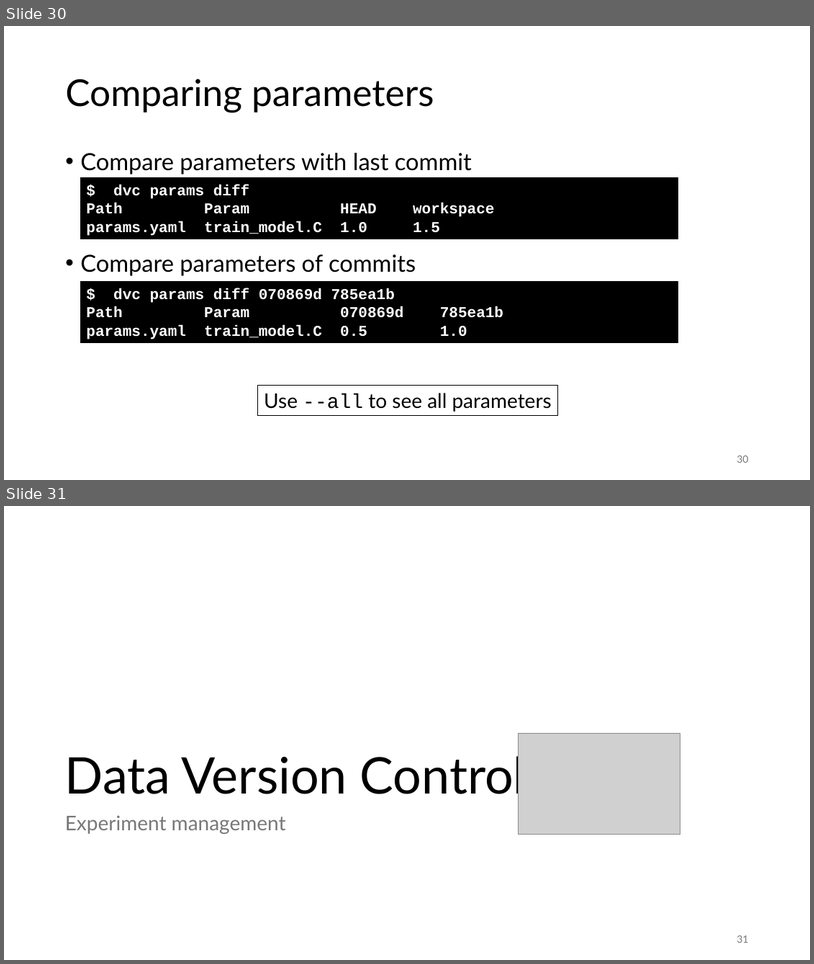
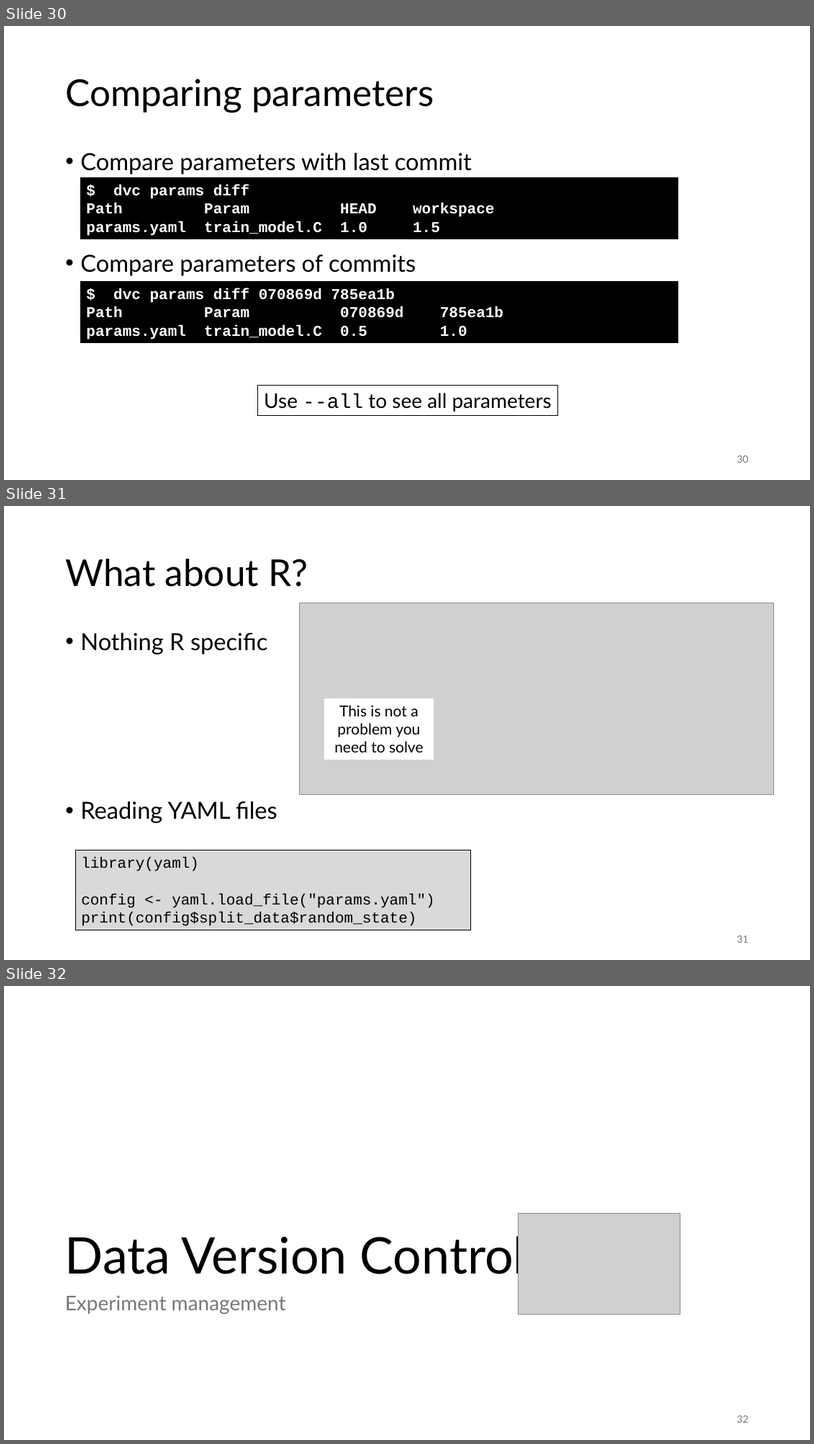
Before and after one commit to gjbex/MLOps-on-HPC, a slide deck: mlops_on_hpc.pptx. Shown one above the other, each under a label of ours: slides 30 and 31 before the commit, slides 30, 31 and 32 after it. The pictures are 814x964 and 814x1444 pixels, drawn with LibreOffice and Linux fonts; fonts in the diff are those of the drawing; grey boxes stand for pictures. Boxes give left, top, right and bottom in pixels: in the first picture for what was removed or moved away, otherwise in the second. Text is boxed around its words. In the diff, an @@ line names an element or a change of style, - is before the commit and + after.

Commit message:
Potential merge problem

```diff
--- a/mlops_on_hpc.pptx
+++ b/mlops_on_hpc.pptx
@@ slide 31 added at (4, 506, 810, 960), background #FFFFFF @@
@@ title added at (65, 559, 308, 587), 44 pt, text #000000 @@
+What about R?
@@ picture added at (299, 602, 774, 795) @@
@@ text added at (80, 633, 278, 823), 28 pt, text #000000 @@
+• Nothing R specific
+• Reading YAML files
@@ rectangle added at (324, 698, 434, 759), fill #FFFFFF, 18 pt, text #000000 @@
+This is not a
+problem you
+need to solve
@@ rectangle added at (75, 850, 471, 929), fill #D9D9D9, outline #000000 0.75 pt, 18 pt, text #000000 @@
+library(yaml)
+config <- yaml.load_file("params.yaml")
+print(config$split_data$random_state)
@@ page number added at (737, 935, 748, 942), 12 pt, text #797979 @@
+31
@@ what was slide 31 is now slide 32 @@
@@ page number at (737, 1415, 748, 1422): text changed @@
-31
+32
```
Also in this commit, not shown: 4 slides changed, 1 other slide added.
